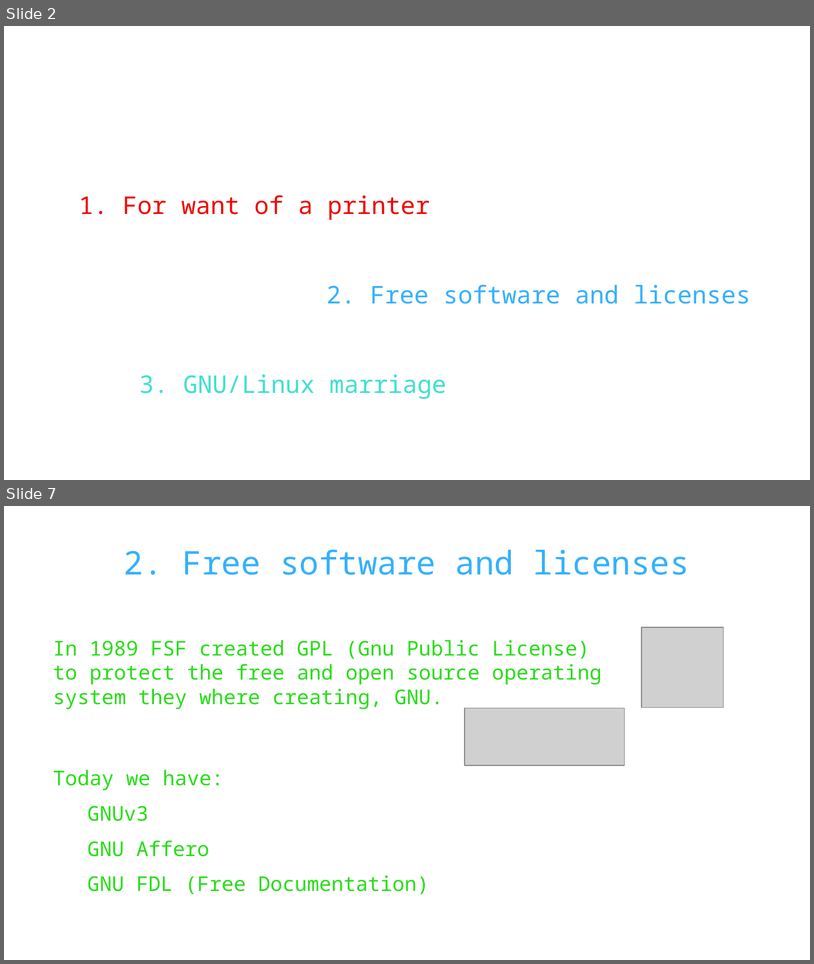
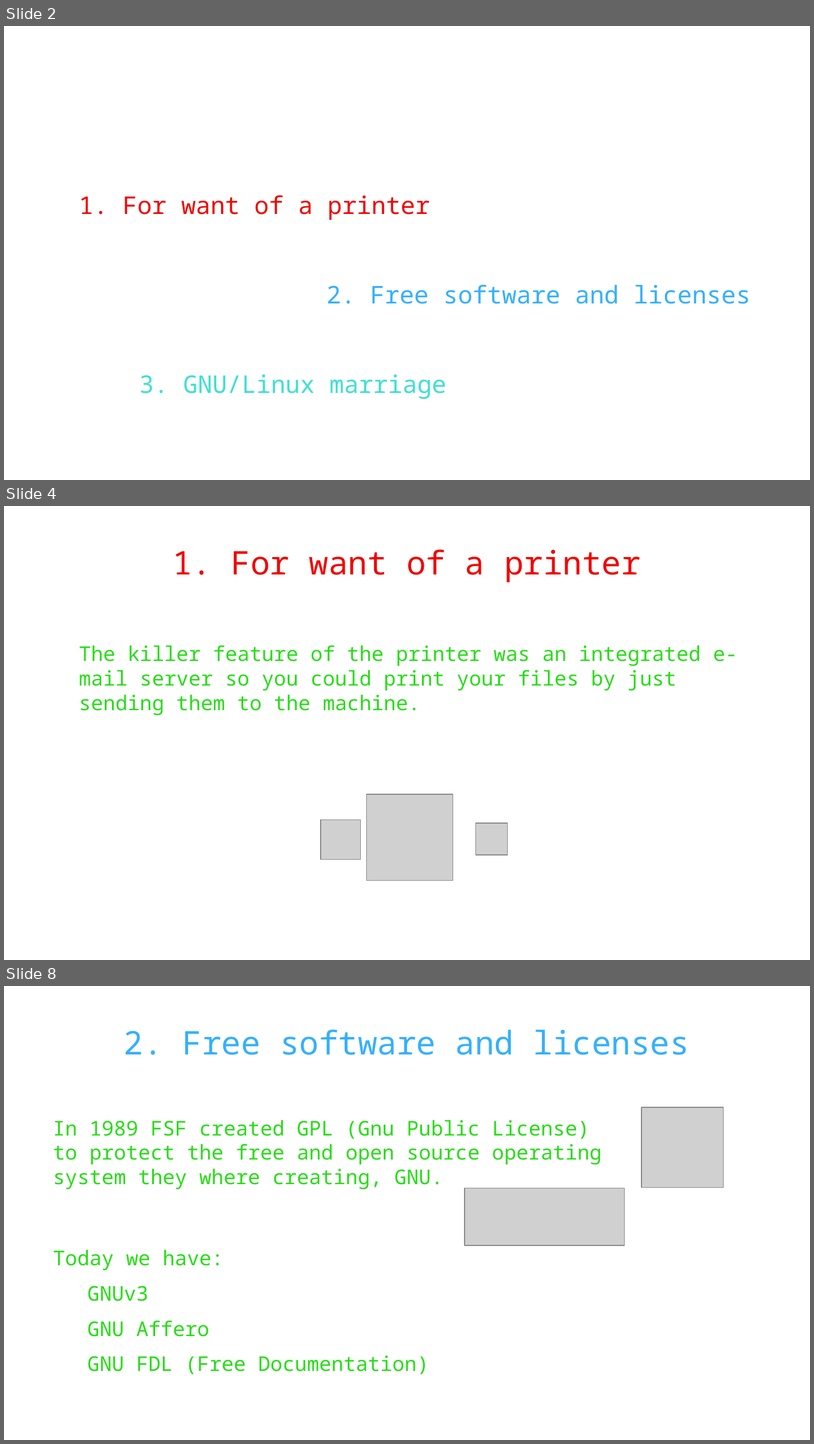
Before and after one commit to WAPEETY/open-source-presentation, a slide deck: open_source.odp. Shown one above the other, each under a label of ours: slides 2 and 7 before the commit, slides 2, 4 and 8 after it; the slides between them are not shown. The pictures are 814x964 and 814x1444 pixels, drawn with LibreOffice and Linux fonts; fonts in the diff are those of the drawing; grey boxes stand for pictures; background and template pictures are left out. Boxes give left, top, right and bottom in pixels: in the first picture for what was removed or moved away, otherwise in the second. Text is boxed around its words. In the diff, an @@ line names an element or a change of style, - is before the commit and + after.

```diff
--- a/open_source.odp
+++ b/open_source.odp
@@ slide 4 added at [4, 506, 810, 960], background picture (left out) @@
@@ title added at [173, 549, 641, 582], 32 pt, text #EF0804 @@
+1. For want of a printer
@@ text added at [79, 645, 738, 715], 20 pt, text #27DD17 @@
+The killer feature of the printer was an integrated e-mail server so you could print your files by just sending them to the machine.
@@ picture added at [367, 795, 453, 880] @@
@@ picture added at [321, 819, 361, 859] @@
@@ picture added at [476, 823, 508, 855] @@
@@ what was slide 7 is now slide 8 @@
```
Also in this commit, not shown: 6 slides changed.
